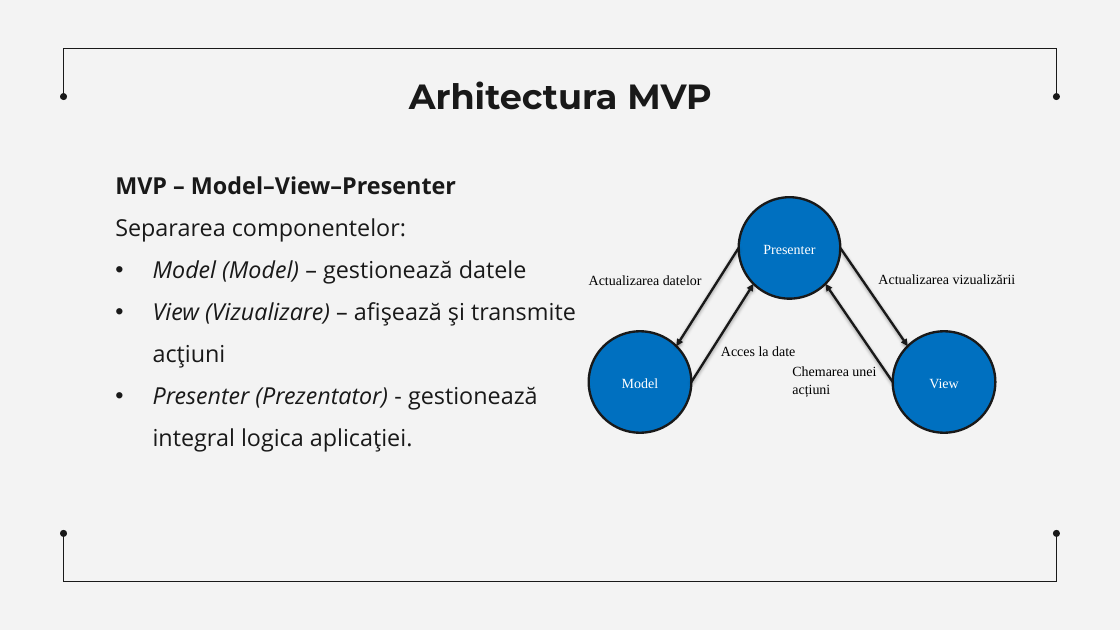
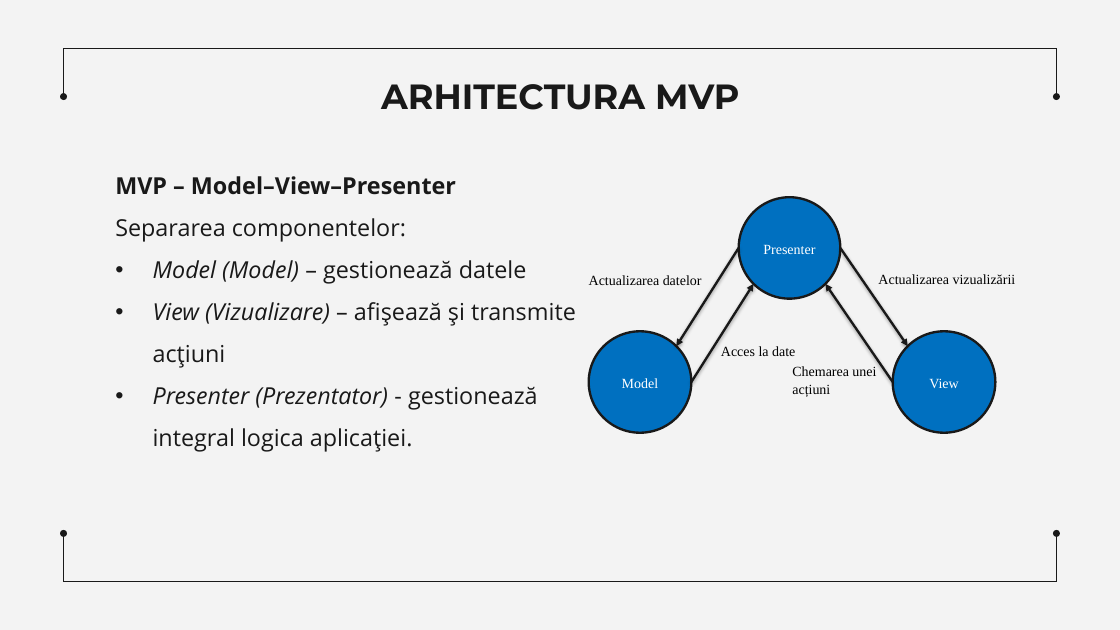
Before and after one commit to DoroganVadim/Teza-de-licenta, a slide deck: slide 8 of Dorogan_Vadim_Teză_de_Licență(prezentare).pptx. Drawn at 1120x630 pixels with LibreOffice and Linux fonts; fonts in the diff are those of the drawing. Boxes give left, top, right and bottom in pixels: in the first picture for what was removed or moved away, otherwise in the second. Text is boxed around its words. In the diff, an @@ line names an element or a change of style, - is before the commit and + after.

```diff
--- a/Dorogan_Vadim_Teză_de_Licență(prezentare).pptx
+++ b/Dorogan_Vadim_Teză_de_Licență(prezentare).pptx
@@ title at <box>381,84,739,110</box>: text changed @@
-Arhitectura MVP
+ARHITECTURA MVP
```
Also in this commit, not shown: 10 other slides changed, 1 slide added, 1 slide removed, 30 other files.
